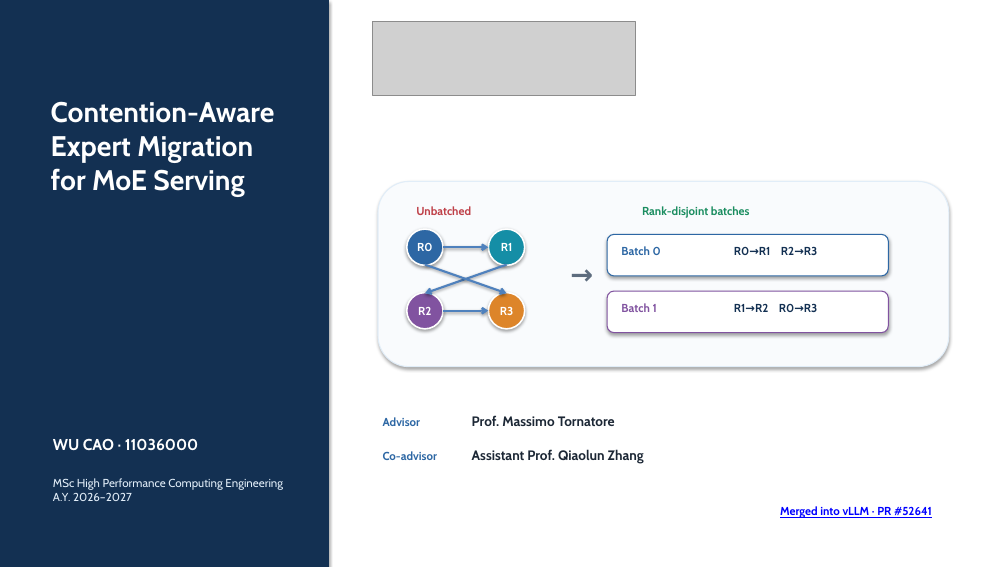
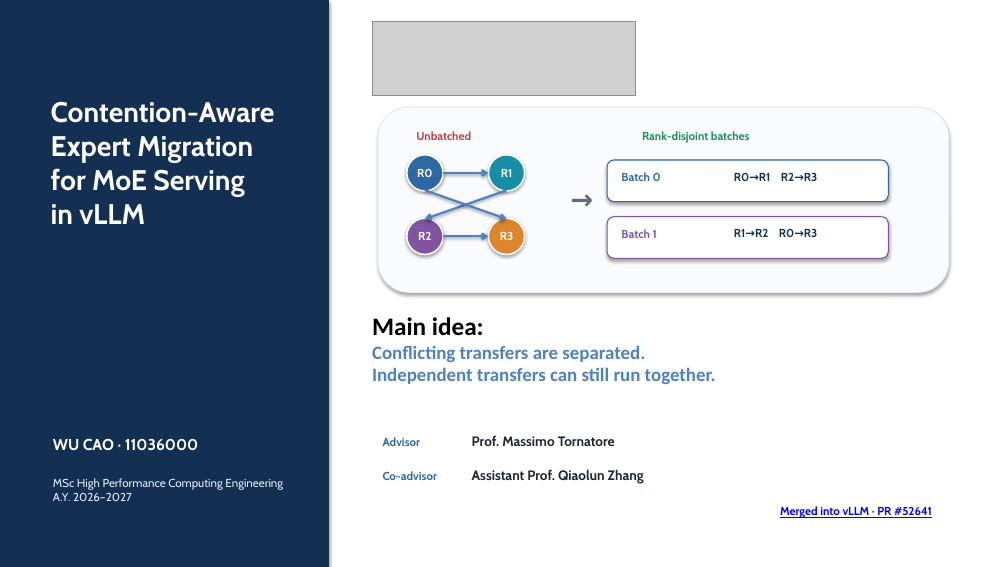
Before and after one commit to DOCCA0/vllm, a slide deck: slide 1 of benchmarks/eplb_rebalance/presentation/eplb_migration_batching.pptx. Drawn at 1008x567 pixels with LibreOffice and Linux fonts; fonts in the diff are those of the drawing; grey boxes stand for pictures. Boxes give left, top, right and bottom in pixels: in the first picture for what was removed or moved away, otherwise in the second. Text is boxed around its words. In the diff, an @@ line names an element or a change of style, - is before the commit and + after.

```diff
--- a/benchmarks/eplb_rebalance/presentation/eplb_migration_batching.pptx
+++ b/benchmarks/eplb_rebalance/presentation/eplb_migration_batching.pptx
@@ text at (51, 204, 145, 224): paragraph added @@
+in vLLM
@@ 11 texts, 4 ellipses, 4 arrows, 3 rounded rectangles: place and size @@
-11 texts, 4 ellipses, 4 arrows, 3 rounded rectangles at (378, 181, 949, 367)
+11 texts, 4 ellipses, 4 arrows, 3 rounded rectangles at (378, 107, 949, 293)
@@ text added at (372, 317, 716, 384), 18 pt, text #4F81BD, bold @@
+Main idea:
+Conflicting transfers are separated.
+Independent transfers can still run together.
@@ 4 texts: place and size @@
-4 texts at (383, 415, 644, 464)
+4 texts at (383, 435, 644, 484)
```
Also in this commit, not shown: 13 other slides changed, 3 other files.
